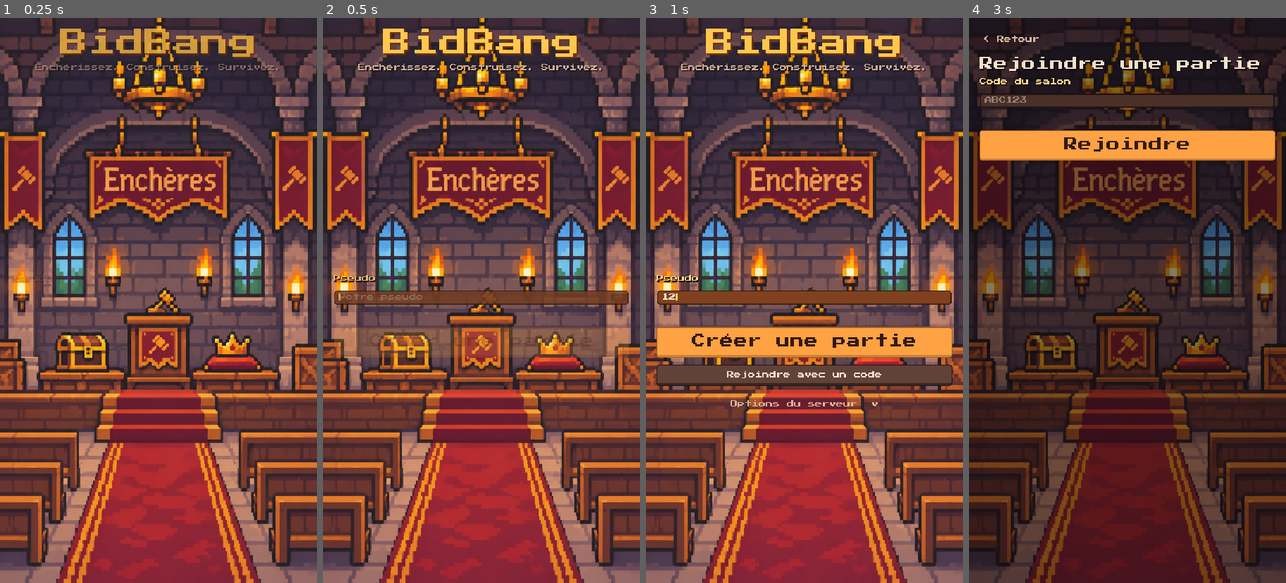
Above: before the commit, frames 1-4 (left to right).
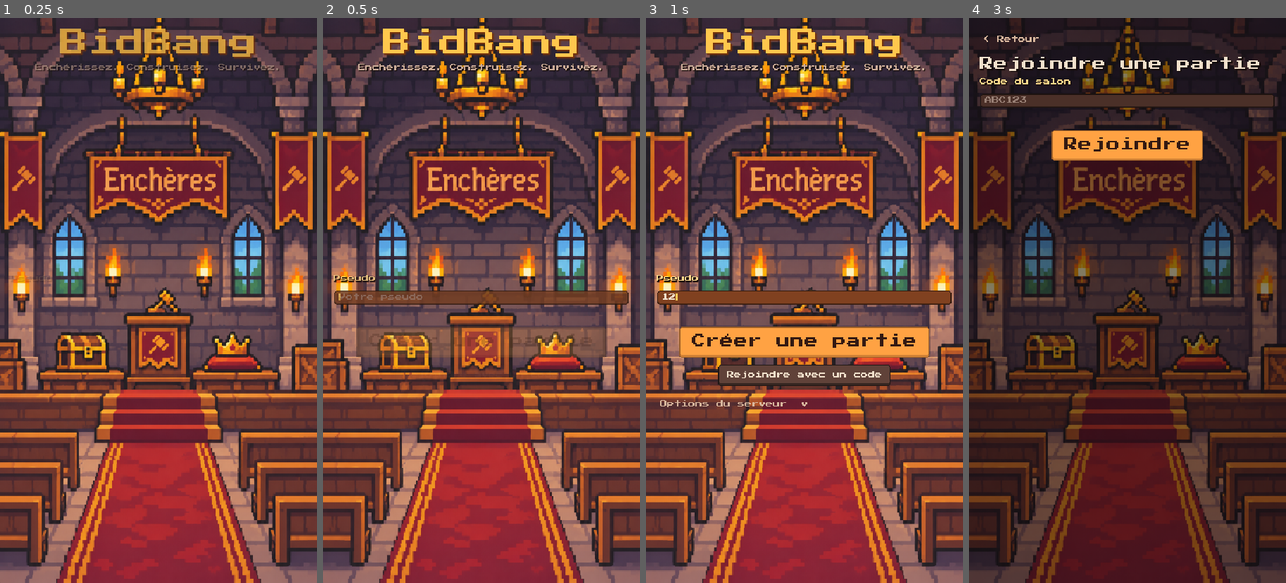
Above: after the commit, the same moments.

Repository: lucas-lucchesi/BidBang
Game: Godot game, scene res://menu.tscn
Same seed, same stepped clock (60 frames per second), same inputs: the game is played once before the commit and once after it.
Inputs (mouse positions are in pixels of both pictures, inside the frame that each line leads up to):
- Up to frame 1 (0.25 s): no input
- Up to frame 2 (0.5 s): no input
- Up to frame 3 (1 s): click (804, 294) at 0.52 s; type "12" at 0.6 s
- Up to frame 4 (3 s): click "Créer une partie" at 1.25 s; click "< Retour" at 2 s; click "Rejoindre avec un code" at 2.75 s

Frame 1 is identical in both runs. In frame 2, 0.2% of the frame differs, in the area x 3-97%, y 54-61%; in frame 3, 2.4%; in frame 4, 2.5%, in the area x 3-97%, y 19-26%.

Commit message:
fix buttons shrink to text width, centered, instead of full-width bars
Co-Authored-By: Claude Sonnet 5.5 <noreply@anthropic.com>

Diff:
--- a/bid-bang/scripts/ui.gd
+++ b/bid-bang/scripts/ui.gd
@@ -43,7 +43,9 @@
 	b.text = content
 	if variation != "":
 		b.theme_type_variation = variation
-	b.custom_minimum_size = Vector2(0, 24)
+	# boutons compacts : à la largeur de leur texte (jamais pleine largeur)
+	b.custom_minimum_size = Vector2(0 if variation == "BackButton" else 120, 24)
+	b.size_flags_horizontal = Control.SIZE_SHRINK_BEGIN if variation == "BackButton" else Control.SIZE_SHRINK_CENTER
 	Fx.squish(b)
 	parent.add_child(b)
 	return b
